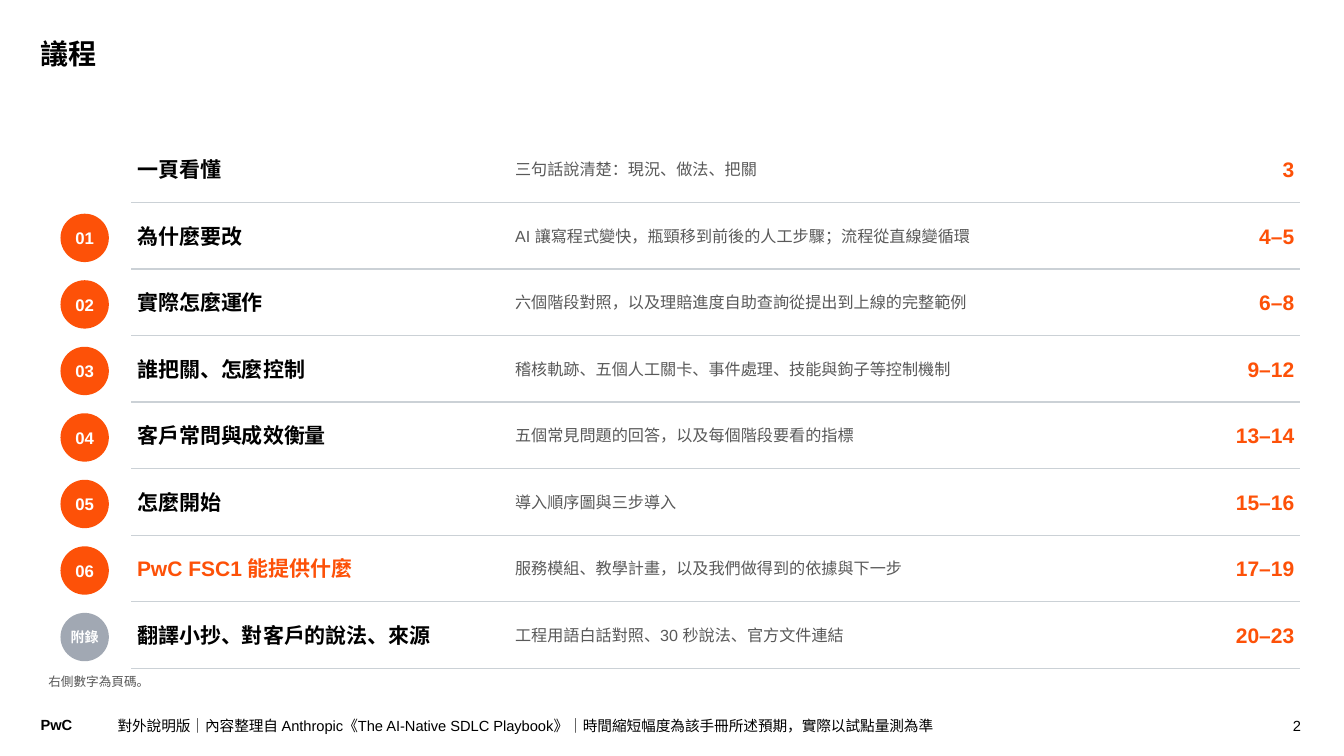
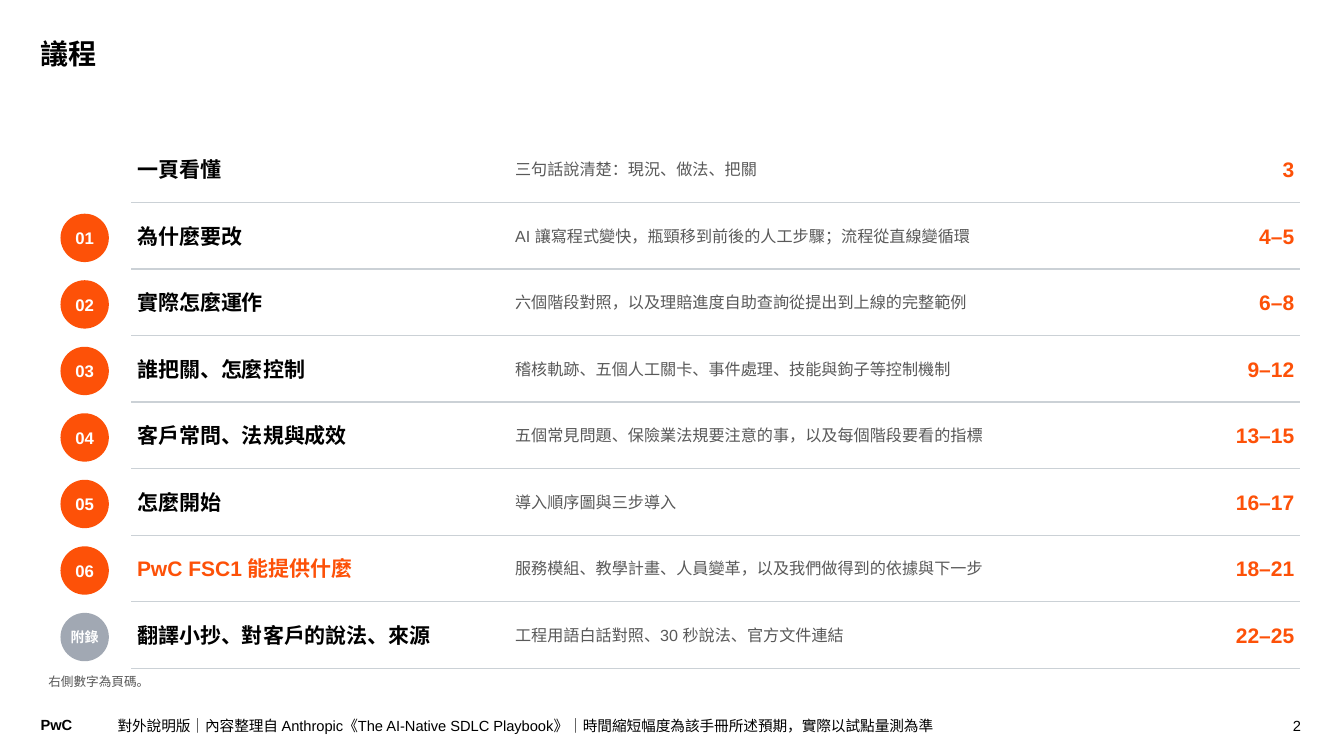
Before and after one commit to Robshao/PwC_FSC1, a slide deck: slide 2 of research/ai-native-sdlc/AI原生SDLC_白話說明.pptx. Drawn at 1344x756 pixels with LibreOffice and Linux fonts; fonts in the diff are those of the drawing. Boxes give left, top, right and bottom in pixels: in the first picture for what was removed or moved away, otherwise in the second. Text is boxed around its words. In the diff, an @@ line names an element or a change of style, - is before the commit and + after.

```diff
--- a/research/ai-native-sdlc/AI原生SDLC_白話說明.pptx
+++ b/research/ai-native-sdlc/AI原生SDLC_白話說明.pptx
@@ text at [137, 425, 347, 445]: text changed @@
-客戶常問與成效衡量
+客戶常問、法規與成效
@@ text at [515, 427, 983, 443]: text changed @@
-五個常見問題的回答，以及每個階段要看的指標
+五個常見問題、保險業法規要注意的事，以及每個階段要看的指標
@@ text at [1236, 428, 1294, 444]: text changed @@
-13–14
+13–15
@@ text at [1236, 495, 1294, 511]: text changed @@
-15–16
+16–17
@@ text at [515, 560, 983, 576]: text changed @@
-服務模組、教學計畫，以及我們做得到的依據與下一步
+服務模組、教學計畫、人員變革，以及我們做得到的依據與下一步
@@ text at [1236, 561, 1294, 577]: text changed @@
-17–19
+18–21
@@ text at [1236, 628, 1294, 644]: text changed @@
-20–23
+22–25
```
Also in this commit, not shown: 2 other slides changed, 2 slides added, 7 other files.
